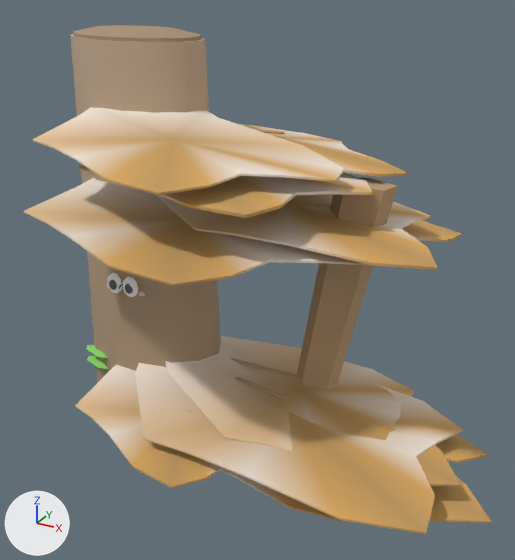
Renders of the glTF model web-forest/public/model/species/trametes-cubensis.glb from each side of a commit.
Both versions are drawn from a 50 mm lens placed at (0.285, -0.548, 0.451), pointed at (-0.009, -0.013, 0.183). Lighting does not change. The marker at lower left points along +X, +Y and +Z. The first picture is the older version. Where no turn or scale is listed for an object, it has been applied to the vertices. Vertices at exactly the same position are counted once.

Names of what the first picture shows: 'log', 'p0', 'p1', 'p10', 'p11', 'p12', 'p13', 'p14', 'p3', 'p4', 'p6', 'p7', 'p9' and 2 more.
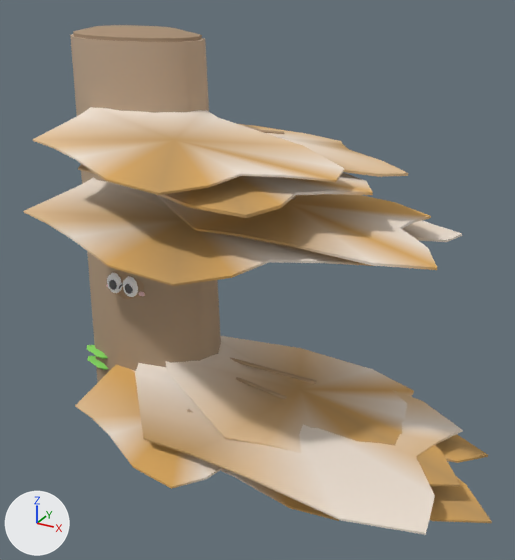
Where the newer file only moved an object's origin or applied its transform, the numbers keep the older frame.

Where the change shows, as pixel boxes (x1, y1, x2, y2) in the pictures (515 x 560 px):
'p12', reshaped: before (78, 164, 398, 389); after (78, 164, 373, 218)
part 1 of me_mesh_5, recoloured: (130, 369, 223, 489) in both
part 2 of me_mesh_5, recoloured (beige to orange): (79, 365, 177, 488) in both
part 3 of me_mesh_6, recoloured: (135, 373, 463, 520) in both
part 4 of me_mesh_6, recoloured: (135, 367, 435, 534) in both
part 5 of me_mesh_8, recoloured (lighter): (404, 221, 462, 242) in both
part 6 of me_mesh_10, recoloured: (181, 203, 437, 270) in both
part 7 of me_mesh_10, recoloured (beige to orange): (181, 194, 425, 262) in both
part 8 of me_mesh_11, deleted: before (297, 177, 398, 389)
part 9 of me_mesh_12, recoloured: (257, 126, 382, 177) in both
part 10 of me_mesh_12, recoloured (orange to beige): (279, 137, 408, 177) in both

The change in detail:
me_mesh_5 has 74 vertices, 140 faces and spans x -0.026..0.219, y -0.148..0.001, z -0.029..0.005.
me_mesh_5 is used by ob_p4; location (-0.1487, 0.0069, 0.0562).
me_mesh_5 part 1: 48 faces centred in x -0.016..0.208, y -0.14..-0.015, z -0.028..0.002 are repainted in the vertex colours; the middle colour goes from orange #c19960 to orange #dba95f.
me_mesh_5 part 2: 26 faces centred in x -0.026..0.219, y -0.146..-0.039, z -0.027..0.0 are repainted in the vertex colours; the middle colour goes from beige #e3c094 to orange #dba95f.
me_mesh_6 is used by ob_p6; location (-0.1487, 0.0069, 0.068).
me_mesh_6 had 74 vertices, 140 faces and spanned x -0.001..0.339, y -0.125..0.072, z -0.033..0.006.
me_mesh_6 now has 74 vertices, 140 faces and spans x -0.001..0.338, y -0.125..0.072, z -0.034..0.005.
me_mesh_6 part 3: 40 faces centred in x 0.035..0.325, y -0.124..0.071, z -0.027..-0.006 are repainted in the vertex colours; the middle colour stays beige #e3c094.
me_mesh_6 part 4: 36 faces centred in x 0.068..0.337, y -0.117..0.011, z -0.031..0.001 are repainted in the vertex colours; the middle colour goes from orange #c19960 to pale yellow #f2e5d7.
me_mesh_8 is used by ob_p9; location (-0.1487, 0.0069, 0.248).
me_mesh_8 had 99 vertices, 184 faces and spanned x -0.003..0.299, y -0.016..0.143, z -0.173..0.006.
me_mesh_8 now has 74 vertices, 140 faces and spans x -0.003..0.299, y -0.016..0.143, z -0.026..0.005.
me_mesh_8 part 5: 70 kept faces spanning x 0.002..0.299, y -0.016..0.143, z -0.026..0.005 get new vertex colours; the middle colour goes from beige #e3d0ba to beige #ebd3ba.
Edits to the shape of me_mesh_8 do not show in these pictures.
me_mesh_10 has 74 vertices, 140 faces and spans x -0.001..0.313, y -0.094..0.067, z -0.023..0.006.
me_mesh_10 is used by ob_p11; location (-0.1487, 0.0069, 0.2655).
me_mesh_10 part 6: 48 faces centred in x 0.053..0.308, y -0.08..0.027, z -0.022..0.003 are repainted in the vertex colours; the middle colour goes from orange #c19960 to orange #dba95f.
me_mesh_10 part 7: 28 faces centred in x 0.055..0.264, y -0.092..0.067, z -0.018..0.0 are repainted in the vertex colours; the middle colour goes from beige #e3c094 to orange #dba95f.
me_mesh_11 is used by ob_p12; location (-0.1487, 0.0069, 0.3028).
me_mesh_11 had 79 vertices, 148 faces and spanned x -0.01..0.261, y -0.125..0.016, z -0.228..0.007.
me_mesh_11 now has 54 vertices, 104 faces and spans x -0.01..0.25, y -0.125..0.012, z -0.021..0.007.
Part 8, on me_mesh_11:
11 vertices are removed from x 0.17..0.261, y -0.022..0.016, z -0.227..-0.015.
20 faces are deleted.
Other edits to the shape of me_mesh_11 do not show in these pictures.
me_mesh_12 has 74 vertices, 140 faces and spans x -0.001..0.263, y -0.048..0.095, z -0.022..0.006.
me_mesh_12 is used by ob_p13; location (-0.1487, 0.0069, 0.3129).
me_mesh_12 part 9: 38 faces centred in x 0.063..0.23, y -0.044..0.093, z -0.018..-0.005 are repainted in the vertex colours; the middle colour goes from beige #e3c094 to orange #dba960.
me_mesh_12 part 10: 8 faces centred in x 0.212..0.257, y 0.002..0.03, z -0.021..-0.014 are repainted in the vertex colours; the middle colour goes from orange #c19960 to beige #e3c094.
